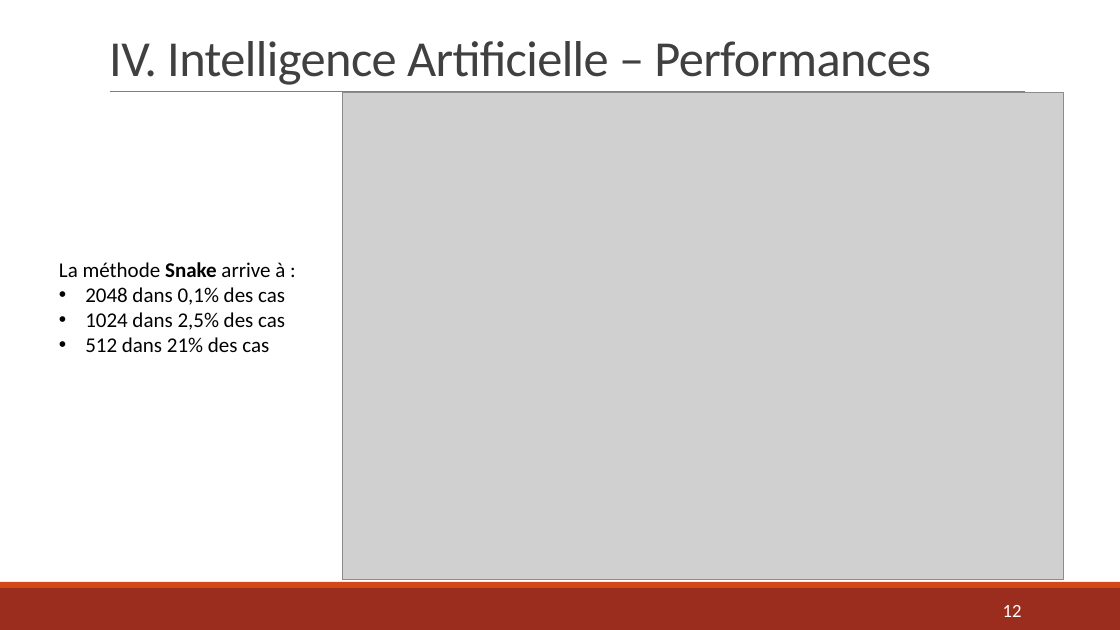
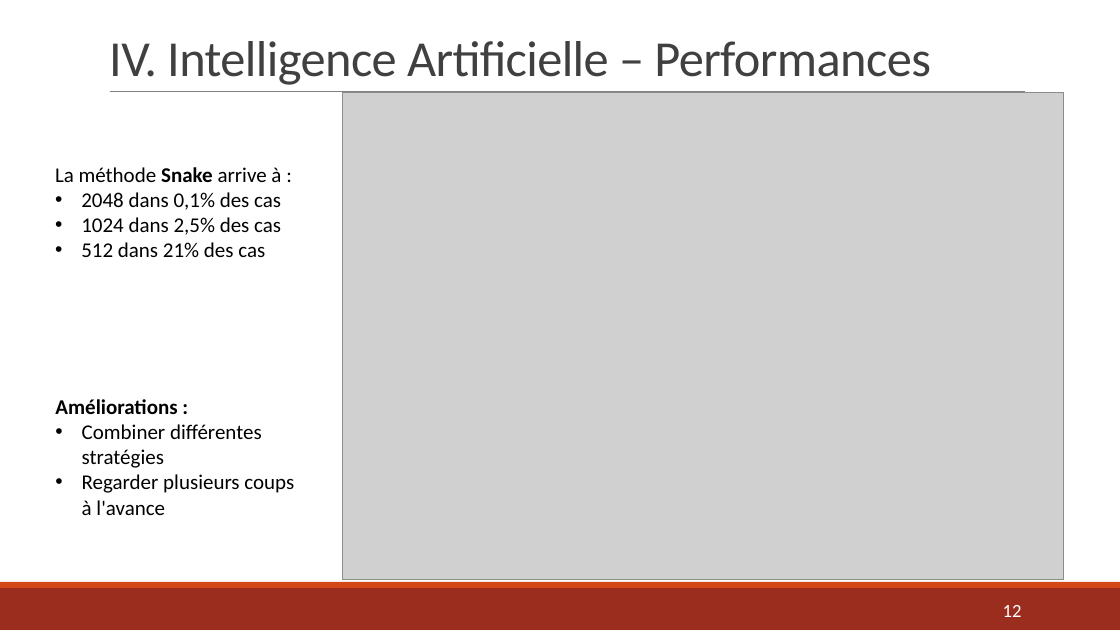
Before and after one commit to AlexandraDarco/prog_2048, a slide deck: slide 12 of Projet Info – Jeu 2048.pptx. Drawn at 1120x630 pixels with LibreOffice and Linux fonts; fonts in the diff are those of the drawing; grey boxes stand for pictures. Boxes give left, top, right and bottom in pixels: in the first picture for what was removed or moved away, otherwise in the second. Text is boxed around its words. In the diff, an @@ line names an element or a change of style, - is before the commit and + after.

```diff
--- a/Projet Info – Jeu 2048.pptx
+++ b/Projet Info – Jeu 2048.pptx
@@ text "La méthode Snake arrive à ...": place and size @@
-text "La méthode Snake arrive à ..." at bbox=[59, 262, 285, 352]
+text "La méthode Snake arrive à ..." at bbox=[55, 167, 281, 257]
@@ text added at bbox=[55, 399, 294, 515], 18 pt, text #000000 @@
+Améliorations :
+• Combiner différentes stratégies
+• Regarder plusieurs coups à l'avance
```
Also in this commit, not shown: 2 other slides changed, 3 other files.
